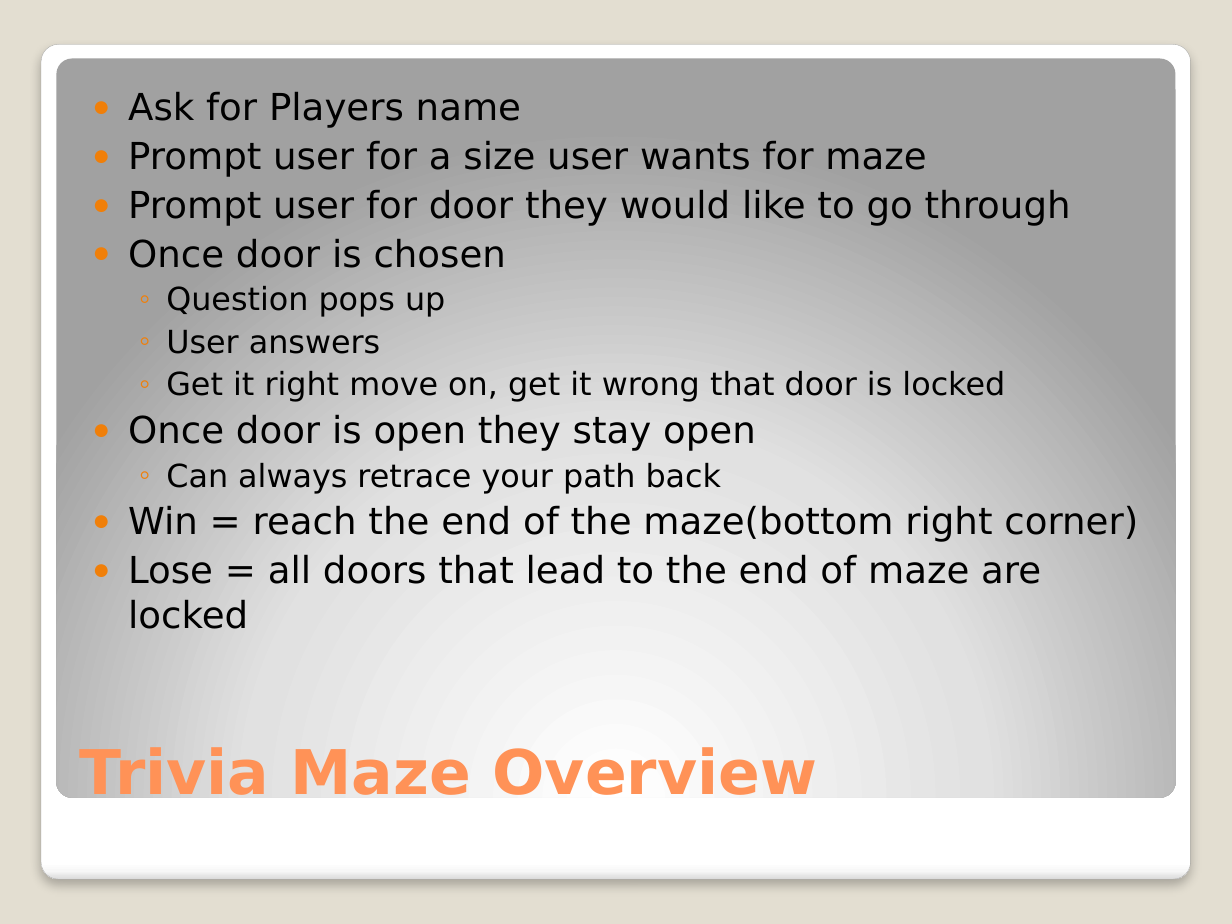
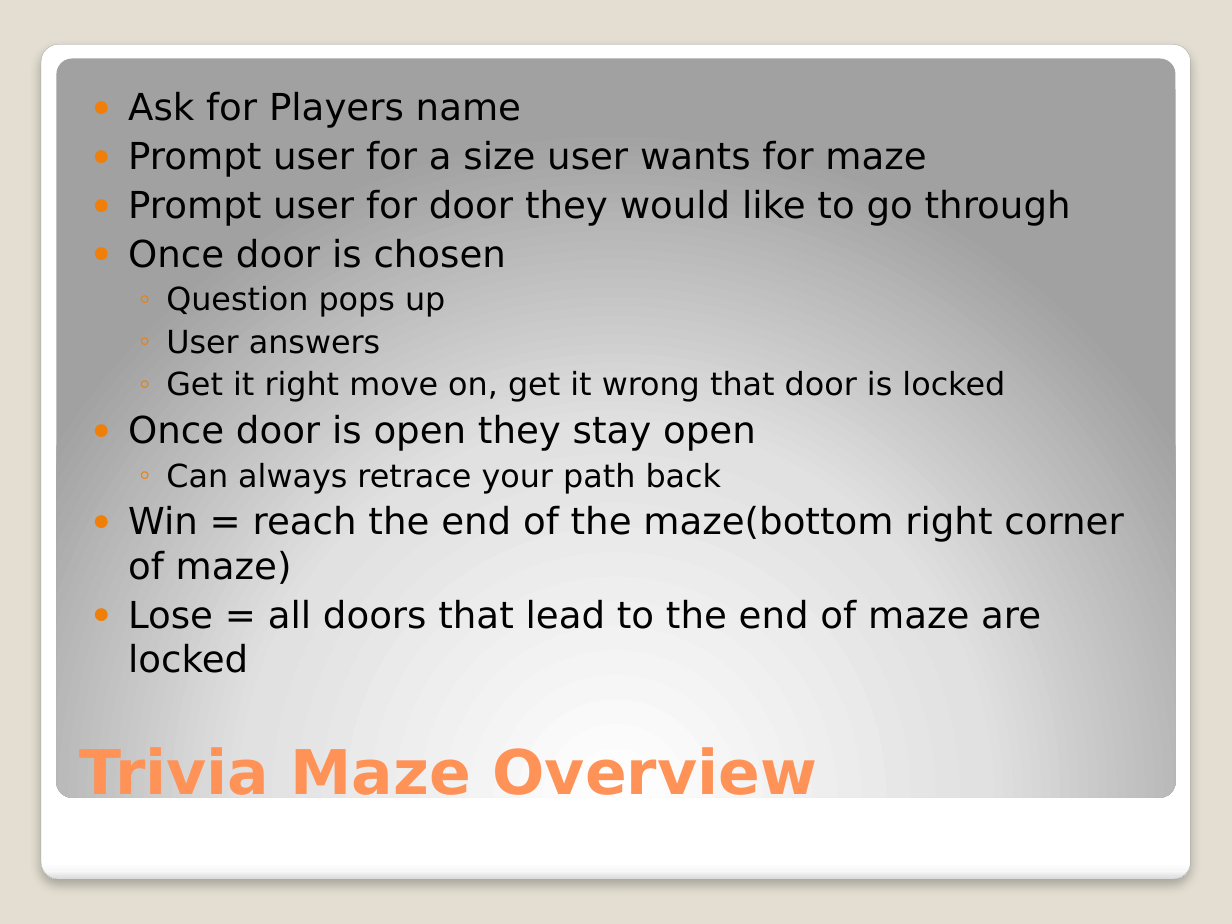
Before and after one commit to sarahbearmh/cscd350, a slide deck: slide 2 of TriviaMazePresentation.pptx. Drawn at 1232x924 pixels with LibreOffice and Linux fonts; fonts in the diff are those of the drawing. Boxes give left, top, right and bottom in pixels: in the first picture for what was removed or moved away, otherwise in the second. Text is boxed around its words. In the diff, an @@ line names an element or a change of style, - is before the commit and + after.

Commit message:
pdf and presentation

```diff
--- a/TriviaMazePresentation.pptx
+++ b/TriviaMazePresentation.pptx
@@ text at (128,505,1123,584): text changed @@
-● Win = reach the end of the maze(bottom right corner)
+● Win = reach the end of the maze(bottom right corner of maze)
```
Also in this commit, not shown: 4 slides added, 2 other files.
